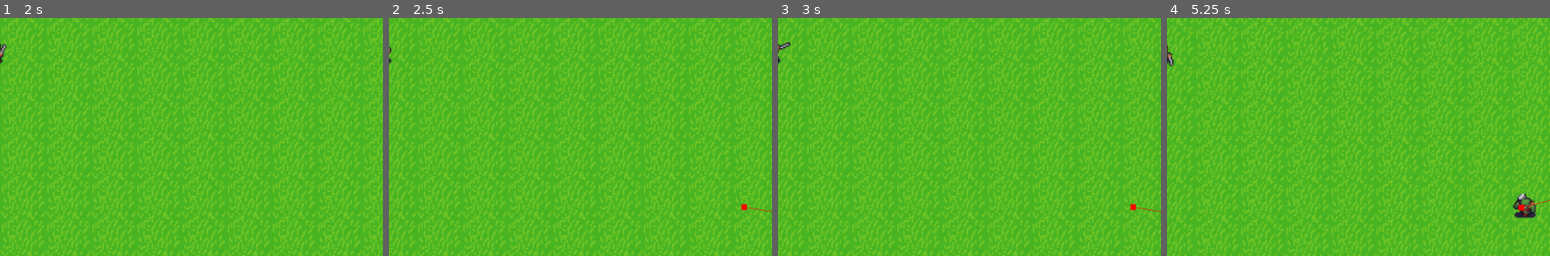
Above: before the commit, frames 1-4 (left to right).
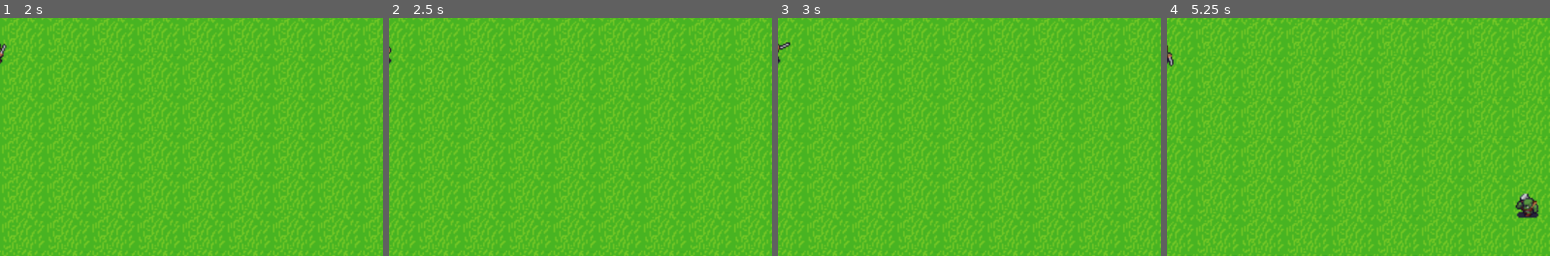
Above: after the commit, the same moments.

Repository: JesseZhong/little-lanterns
Game: Godot game, scene res://test.tscn
The game is run twice, just before and just after one commit, with the same random seed, the same clock (stepped at 60 frames per second) and the same inputs. The project has no main scene, so this scene is started directly.
Inputs (mouse positions are % of the whole screen's width and height, from its top left):
- Up to frame 1 (2 s): tap Enter at 0.5 s; move the mouse to (72, 43) at 0.52 s; hold F (move_right) 0.53-1.25 s; hold I (heavy_attack) 0.53-1.25 s; click (72, 43) at 0.67 s; tap J (light_attack) at 0.8 s; tap Space at 1.25 s; drag from (29, 53) to (49, 48) at 1.27 s
- Up to frame 2 (2.5 s): tap Enter at 2 s; move the mouse to (60, 26) at 2.02 s; hold F (move_right) from 2.03 s (still down); hold A (run) from 2.03 s (still down); tap I (heavy_attack) at 2.3 s
- Up to frame 3 (3 s): release F (move_right) at 2.75 s; release A (run) at 2.75 s; tap Space at 2.75 s; drag from (44, 69) to (19, 33) at 2.77 s
- Up to frame 4 (5.25 s): tap Enter at 3.5 s; move the mouse to (80, 64) at 3.52 s; hold S (move_left) 3.53-4.25 s; hold I (heavy_attack) 3.53-4.25 s; tap A (run) at 3.8 s; tap Space at 4.25 s; drag from (19, 33) to (34, 22) at 4.27 s; move the mouse to (54, 48) at 5.02 s; hold D (move_down) from 5.03 s (still down); hold A (run) from 5.03 s (still down); click (54, 48) at 5.17 s
The pictures show only the part of the screen within x 50-100%, y 41-91%; the shares and areas given below are measured in that part.

Frame 1 is identical in both runs. In frame 2, less than 0.1% of the frame differs, in the area x 91-100%, y 78-82%; in frame 3, less than 0.1%; in frame 4, 0.4%, in the area x 90-100%, y 73-85%.

Commit message:
Added debugging for commands.

Diff:
--- a/ai/humanoid_commands.gd
+++ b/ai/humanoid_commands.gd
@@ -7,16 +7,20 @@
 	target: AiTarget,
 	distance: float,
 	move_type: String,
+	debug: bool = false,
 ) -> Callable:
+	_debug(debug, 'approach')
 	return func (ai_controller: AiController):
 		var current_position = ai_controller.character.position
 		var angle_of_approach = (target.position - current_position).angle()
-		ai_controller.move_to(
-			VectorMath.extend(
+		var target_position = VectorMath.extend(
 				current_position,
 				distance,
 				angle_of_approach,
-			),
+			)
+		_debug(debug, 'approach: moving to %s' % target_position)
+		ai_controller.move_to(
+			target_position,
 			move_type,
 		)
 
@@ -25,16 +29,26 @@
 
 # Checks if the target is in range and only strikes if they are.
 # Requires directional sense on the character.
-static func careful_strike(target: AiTarget, strike_type: String) -> Callable:
+static func careful_strike(
+	target: AiTarget,
+	strike_type: String,
+	debug: bool = false,
+) -> Callable:
+	_debug(debug, 'careful strike')
 	return func(ai_controller: AiController):
 		var sense = ai_controller.character.attack_sense
 		if sense:
 			var direction = sense.where_target(target.controller)
 			if direction:
+				_debug(
+					debug,
+					'careful strike: turn toward %s and striking with %s' % [direction, strike_type]
+				)
 				ai_controller.character.turn(direction)
 				ai_controller.character.act(strike_type)
 				return AiConstants.EndConditions.ACTION_COMPLETED
 
+		_debug(debug, 'careful strike: go next')
 		ai_controller.go_next()
 		return AiConstants.EndConditions.SKIPPED
 
@@ -45,8 +59,10 @@
 	distance: float,
 	clockwise: bool,
 	move_type: String,
+	debug: bool = false,
 ) -> Array[Callable]:
-	assert(distance > 0, '')
+	_debug(debug, 'circle: %s' % move_type)
+	assert(distance > 0, 'Distance must be positive.')
 
 	# Account for remainder.
 	var steps = floor(distance / STEP_DISTANCE) + 1
@@ -60,17 +76,23 @@
 	var radius = diff.length()
 	var travel_angle = distance / radius * (-1 if clockwise else 1)
 	var step_angle = travel_angle / steps
+	var num_of_steps = steps + 1
 
 	# Calculate the path the character will take
 	# and populate the commands to return.
-	for i in range(1, steps + 1):
+	for i in range(1, num_of_steps):
 		var angle = step_angle * i + start_angle
 		var x = center.x + radius * cos(angle)
 		var y = center.y + radius * sin(angle)
 
 		result.append(
 			func(ac: AiController):
-				ac.move_to(Vector2(x, y), move_type)
+				var step_position = Vector2(x, y)
+				_debug(
+					debug,
+					'circle: moving %s/%s to %s' % [i, num_of_steps, step_position]
+				)
+				ac.move_to(step_position, move_type)
 				return AiConstants.EndConditions.DESTINATION_REACHED
 		)
 
@@ -83,7 +105,10 @@
 	target: AiTarget,
 	evade_distance: float,
 	strike_type: String,
+	debug: bool = false,
 ) -> Array[Callable]:
+	_debug(debug, 'evade strike')
+
 	# Calculate before hand. The command should be 'atomic'.
 	var current_position = ai_controller.character.position
 	var vector_of_approach = VectorMath.calc_face_direction(
@@ -91,27 +116,42 @@
 
 	return [
 		func (_ac):
+			var target_position = current_position + (vector_of_approach * evade_distance)
+			_debug(debug, 'evade strike: moving to %s' % target_position)
 			ai_controller.move_to(
-				current_position + (vector_of_approach * evade_distance),
+				target_position,
 				'run'
 			)
-
 			return AiConstants.EndConditions.DESTINATION_REACHED,
 
 		func (_ac):
-			ai_controller.character.turn(vector_of_approach * -1)
+			var face_direction = vector_of_approach * -1
+			_debug(
+				debug,
+				'evade strike: turning toward %s and striking with %s' % [face_direction, strike_type]
+			)
+			ai_controller.character.turn(face_direction)
 			ai_controller.character.act(strike_type)
-
 			return AiConstants.EndConditions.ACTION_COMPLETED
 	]
 
 
+static func pause(time: float, debug: bool = false):
+	_debug(debug, 'pause')
+	return func(ai_controller: AiController):
+		_debug(debug, 'pause: time of %s' % time)
+		ai_controller.wait(time)
+		return AiConstants.EndConditions.WAITED
+
+
 ## Close in on the target, from an angle that can be attacked from.
 static func rush(
 	target: AiTarget,
 	abs_main_offset: float,
-	secondary_offset: float
+	secondary_offset: float,
+	debug: bool = false,
 ) -> Callable:
+	_debug(debug, 'rush')
 	return func(ai_controller: AiController):
 		var target_position = target.position
 
@@ -128,6 +168,7 @@
 			Vector2.LEFT:
 				target_position += Vector2(-abs_main_offset, secondary_offset)
 
+		_debug(debug, 'rush: moving towards %s' % target_position)
 		ai_controller.move_to(
 			target_position,
 			'run'
@@ -137,7 +178,8 @@
 		return AiConstants.EndConditions.DESTINATION_REACHED
 
 
-static func stalk(target: AiTarget, distance: float):
+static func stalk(target: AiTarget, distance: float, debug: bool = false):
+	_debug(debug, 'stalk')
 	return func (ai_controller: AiController):
 		var target_position = VectorMath.extend(
 			ai_controller.character.position,
@@ -145,6 +187,7 @@
 			target.move_direction.angle()
 		)
 
+		_debug(debug, 'stalk: moving toward %s' % target_position)
 		ai_controller.move_to(
 			target_position,
 			'walk'
@@ -155,33 +198,37 @@
 
 ## Have character walk to a random location near the patrol point.
 static func wander_patrol(
-	target_position: Vector2,
+	patrol_position: Vector2,
 	walk_distance: float,
 	fan_angle: float,
 	pause_time: float,
+	debug: bool = false,
 ) -> Array[Callable]:
+	_debug(debug, 'wander patrol')
 	return [
-		func(ai_controller: AiController):
-			ai_controller.wait(pause_time)
-			return AiConstants.EndConditions.WAITED,
+		pause(pause_time, debug),
 		func(ai_controller: AiController):
 			# Walk randomly around target position.
-			var angle_to_patrol_point = (target_position - ai_controller.character.position).angle()
+			var angle_to_patrol_point = (patrol_position - ai_controller.character.position).angle()
 			var half_fan_angle = fan_angle / 2
 			var direction = randf_range(-half_fan_angle, half_fan_angle) + angle_to_patrol_point
+			var target_position = VectorMath.extend(
+				ai_controller.character.position,
+				walk_distance,
+				direction,
+			)
+			_debug(debug, 'wander patrol: moving toward %s' % target_position)
 			(
 				ai_controller
 				. move_to(
-					(
-						VectorMath
-						. extend(
-							ai_controller.character.position,
-							walk_distance,
-							direction,
-						)
-					),
+					target_position,
 					'walk',
 				)
 			)
 			return AiConstants.EndConditions.DESTINATION_REACHED,
 	]
+
+
+static func _debug(debug: bool, name: String):
+	if debug:
+		print(name)
--- a/controllers/ai_controller.gd
+++ b/controllers/ai_controller.gd
@@ -6,6 +6,14 @@
 const DEFAULT_WAIT_TIME = 0.1
 
 static var _normal_distributed_range_rng_collection: Dictionary[String, NormalDistRange] = {}
+
+@export_subgroup('debug')
+@export var debug_agent = false:
+	set(value):
+		if _agent:
+			_agent.debug_enabled = value
+
+@export var debug_ai = false
 
 var nav_agent: NavigationAgent2D:
 	get:
@@ -46,9 +54,11 @@
 	# When hit, forget what was planned next.
 	_character.get_hit.connect(func(_origin): _reset())
 
-	# When collided, stop, clear action queue,
-	# and force the AI to reassess the situation.
-	_character.collided.connect(_reset)
+	# When collided, stop any in progress movement.
+	_character.collided.connect(
+		func():
+			_queue.try_finish(AiConstants.EndConditions.DESTINATION_REACHED)
+	)
 
 	# When a command finishes, try to execute the next.
 	_queue.command_finished.connect(_queue.execute)
@@ -135,6 +145,7 @@
 	_agent.set_avoidance_mask_value(Collision.Layers.ABILITIES, true)
 	_agent.set_avoidance_mask_value(Collision.Layers.TERRAIN, false)
 	_agent.navigation_layers = Collision.Layers.TERRAIN
+	_agent.target_desired_distance = 1.0
 
 	# Setup the command queue.
 	_queue = AiCommandQueue.new(self)
@@ -143,7 +154,7 @@
 	_attention.first_target_entered.connect(_reset)
 	_attention.last_target_exited.connect(_reset)
 
-	_agent.debug_enabled = true
+	_agent.debug_enabled = debug_agent
 
 
 func move_to(
--- a/controllers/orc_controller.gd
+++ b/controllers/orc_controller.gd
@@ -6,6 +6,10 @@
 }
 
 const PARALLEL_THRESHOLD = 0.12
+
+## To prevent AI from over committing to a path,
+## rush over small distances and reassess.
+const RUSH_DISTANCE = 23
 
 var _patrol_target: Vector2
 
@@ -33,6 +37,7 @@
 		'atk: circling distance' = [32, 2.1, 25, 40],
 		'atk: threat distance' = [24, 0.8, 20, 28],
 		'atk: evade distance' = [22, 1.15, 16, 27],
+		'atk: pause time' = [2, 0.5, 0, 4.5],
 
 		# Watch/assess.
 		'w: stalking distance' = [37, 5.8, 20, 60],
@@ -104,7 +109,9 @@
 func _idle():
 	_queue.do(
 		HumanoidCommands.wander_patrol(
-			_patrol_target, d('i: walk distance'), PI * 0.7, d('i: pause time')
+			_patrol_target,
+			d('i: walk distance'), PI * 0.7, d('i: pause time'),
+			debug_ai,
 		)
 	)
 
@@ -117,8 +124,9 @@
 		if distance > ATTENTION.low_att_dist:
 			_queue.do(HumanoidCommands.approach(
 				ai_target,
-				distance - ATTENTION.low_att_dist,
-				'run'
+				RUSH_DISTANCE,
+				'run',
+				debug_ai,
 			))
 
 		# Target is walking away, try to walk parallel or circle.
@@ -131,20 +139,29 @@
 		):
 			RNG.decide(
 				[
+					0.3,
+					func (): _queue.do(HumanoidCommands.pause(
+						d('atk: pause time'),
+						debug_ai,
+					))
+				],
+				[
 					0.5,
 					func (): _queue.do(HumanoidCommands.circle(
 						self,
 						ai_target.position,
 						d('w: circling distance'),
 						RNG.coin_flip(),
-						'walk'
-					))
-				],
-				[
-					0.5,
+						'walk',
+						debug_ai,
+					))
+				],
+				[
+					0.2,
 					func (): _queue.do(HumanoidCommands.stalk(
 						ai_target,
-						d('w: stalking distance')
+						d('w: stalking distance'),
+						debug_ai,
 					))
 				]
 			)
@@ -165,7 +182,8 @@
 						self,
 						ai_target,
 						d('atk: evade distance'),
-						'light_attack' if RNG.coin_flip() else 'heavy_attack'
+						'light_attack' if RNG.coin_flip() else 'heavy_attack',
+						debug_ai,
 					))
 				],
 				[
@@ -173,6 +191,7 @@
 					func (): _queue.do(HumanoidCommands.careful_strike(
 						ai_target,
 						'heavy_strike',
+						debug_ai,
 					))
 				]
 			)
@@ -187,7 +206,8 @@
 						ai_target.position,
 						d('atk: circling distance'),
 						RNG.coin_flip(),
-						'run'
+						'run',
+						debug_ai,
 					))
 				],
 				[
@@ -196,12 +216,14 @@
 						HumanoidCommands.rush(
 							ai_target,
 							d('atk: approach distance'),
-							d('atk: approach side variance')
+							d('atk: approach side variance'),
+							debug_ai,
 						),
 						HumanoidCommands.careful_strike(
 							ai_target,
-							'light_attack' if RNG.coin_flip() else 'heavy_attack'
-						)
+							'light_attack' if RNG.coin_flip() else 'heavy_attack',
+							debug_ai,
+						),
 					])
 				]
 			)
